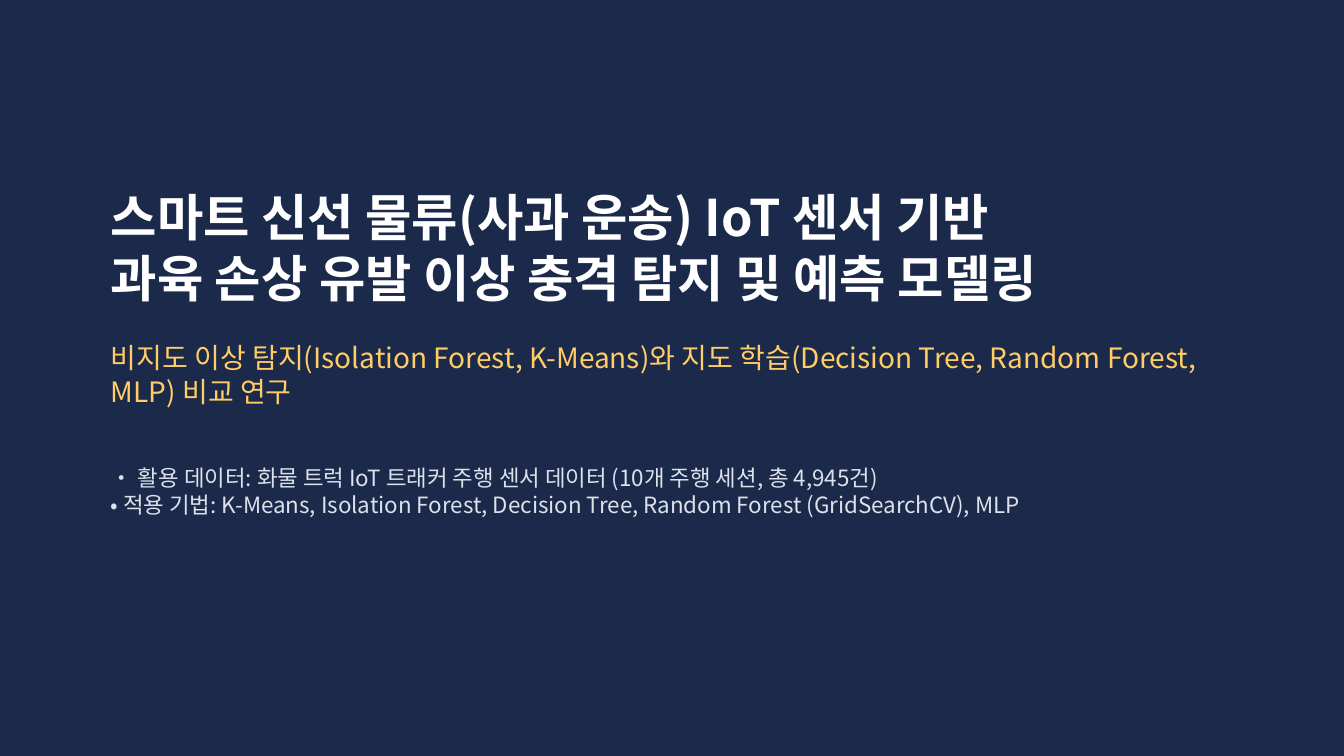
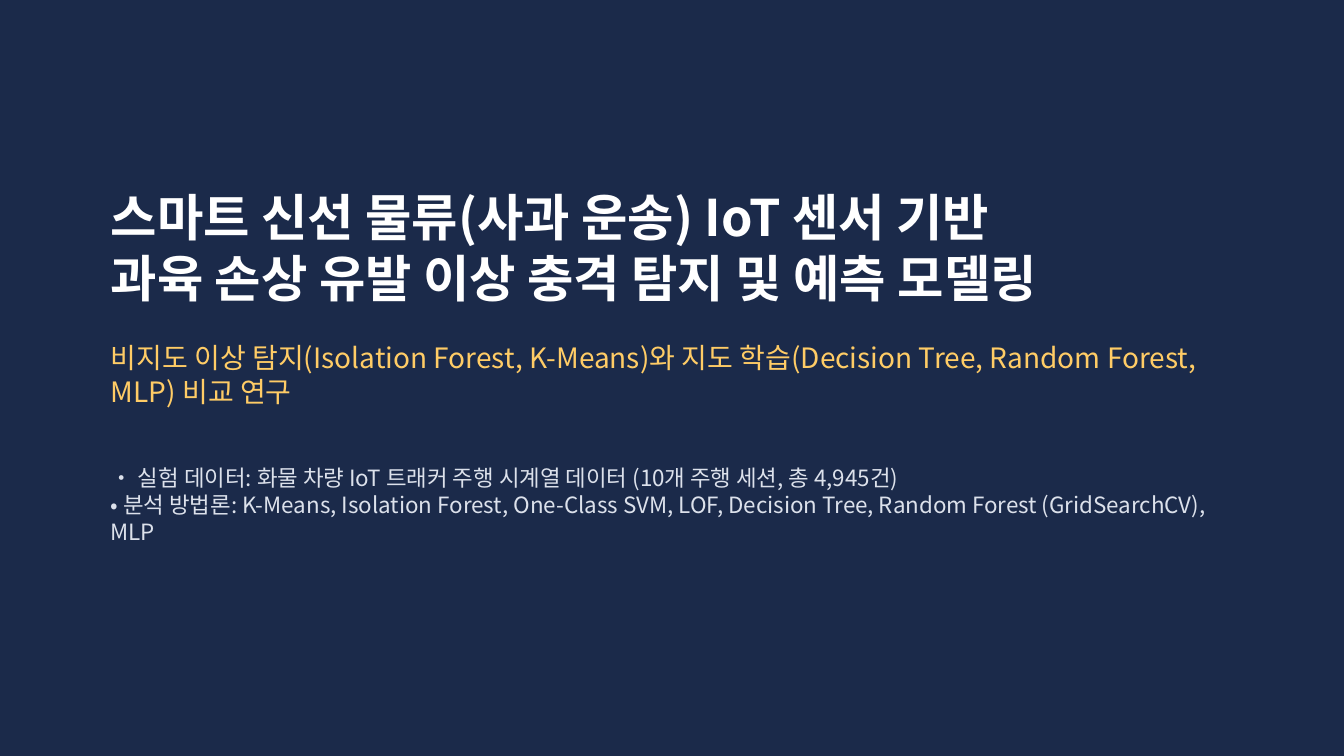
Before and after one commit to sungmin9910/prediction, a slide deck: slide 1 of 사과_운송_이상충격_예측_발표자료.pptx. Drawn at 1344x756 pixels with LibreOffice and Linux fonts; fonts in the diff are those of the drawing. Boxes give left, top, right and bottom in pixels: in the first picture for what was removed or moved away, otherwise in the second. Text is boxed around its words. In the diff, an @@ line names an element or a change of style, - is before the commit and + after.

```diff
--- a/사과_운송_이상충격_예측_발표자료.pptx
+++ b/사과_운송_이상충격_예측_발표자료.pptx
@@ text at [111, 467, 1206, 540]: text changed @@
-• 활용 데이터: 화물 트럭 IoT 트래커 주행 센서 데이터 (10개 주행 세션, 총 4,945건)
-• 적용 기법: K-Means, Isolation Forest, Decision Tree, Random Forest (GridSearchCV), MLP
+• 실험 데이터: 화물 차량 IoT 트래커 주행 시계열 데이터 (10개 주행 세션, 총 4,945건)
+• 분석 방법론: K-Means, Isolation Forest, One-Class SVM, LOF, Decision Tree, Random Forest (GridSearchCV), MLP
```
Also in this commit, not shown: 9 other slides changed, 1 other file.
